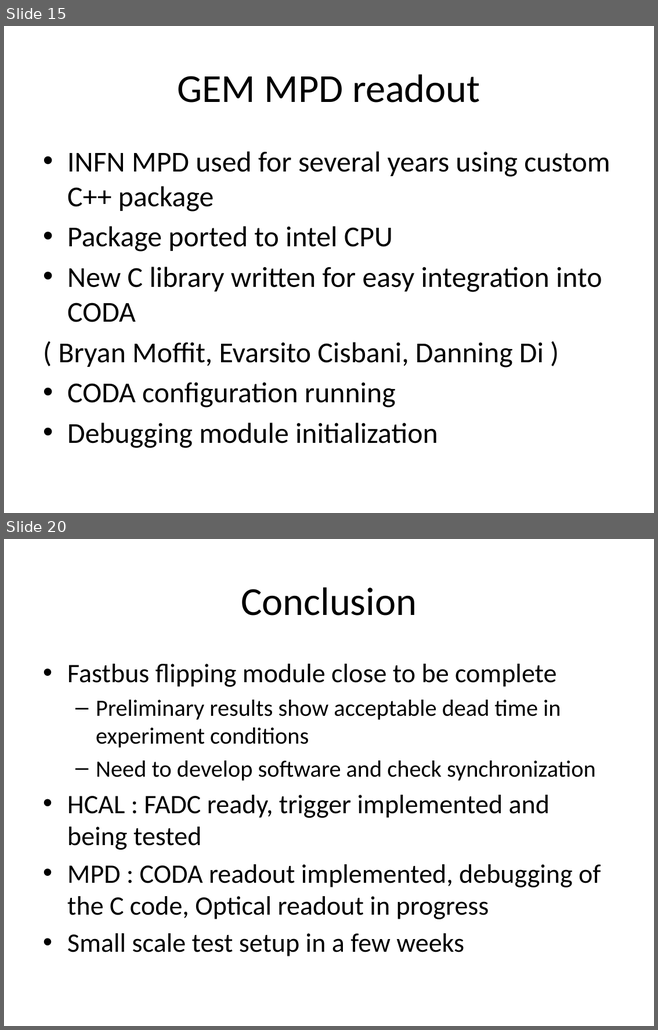
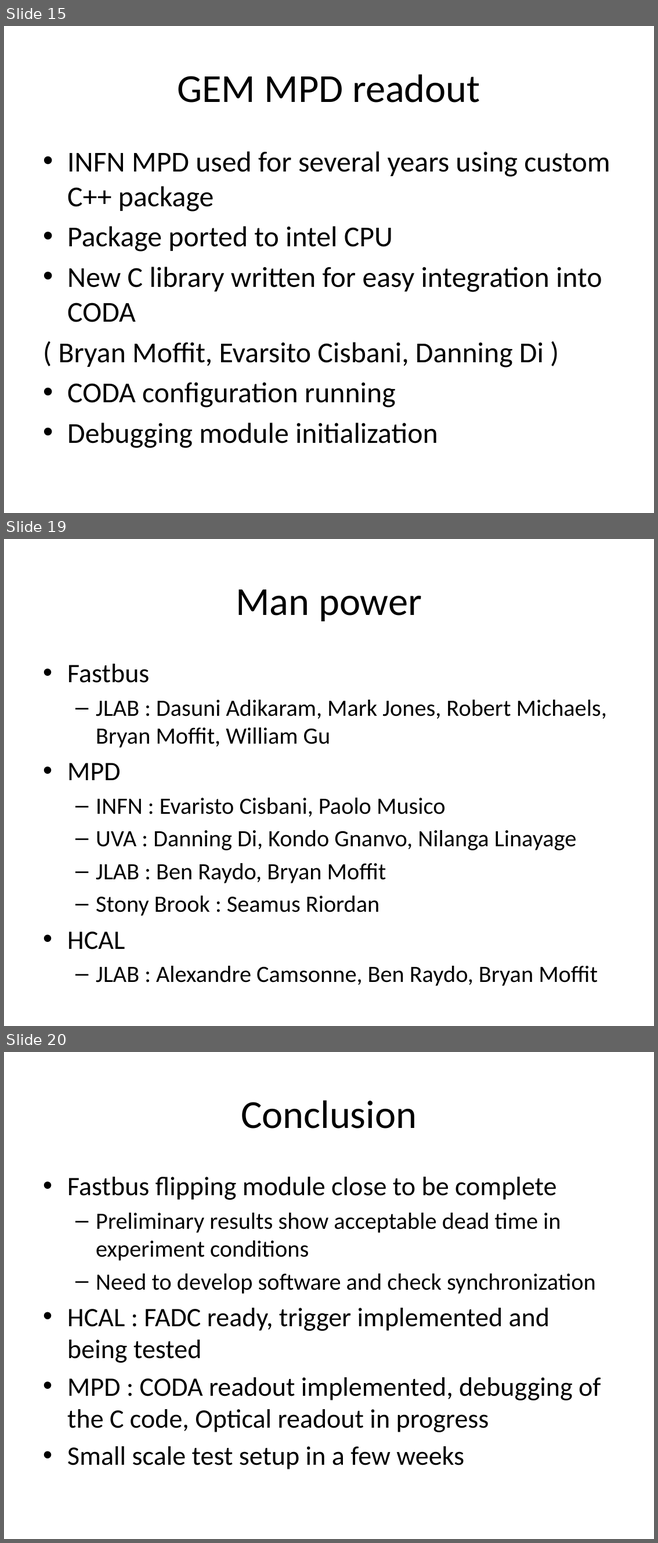
Before and after one commit to bmoffit/sbsdaq, a slide deck: 2015_DOE_Review/SuperBigBite DAQ update-Oct-20-2015.pptx. Shown one above the other, each under a label of ours: slides 15 and 20 before the commit, slides 15, 19 and 20 after it; the slides between them are not shown. The pictures are 658x1030 and 658x1543 pixels, drawn with LibreOffice and Linux fonts; fonts in the diff are those of the drawing. Boxes give left, top, right and bottom in pixels: in the first picture for what was removed or moved away, otherwise in the second. Text is boxed around its words. In the diff, an @@ line names an element or a change of style, - is before the commit and + after.

```diff
--- a/2015_DOE_Review/SuperBigBite DAQ update-Oct-20-2015.pptx
+++ b/2015_DOE_Review/SuperBigBite DAQ update-Oct-20-2015.pptx
@@ slide 19 added at <box>4,539,654,1026</box>, background #FFFFFF @@
@@ title added at <box>235,589,422,621</box>, 44 pt, text #000000 @@
+Man power
@@ text added at <box>67,664,607,986</box>, 25.9 pt, text #000000 @@
+• Fastbus
+  – JLAB : Dasuni Adikaram, Mark Jones, Robert Michaels, Bryan Moffit, William Gu
+• MPD
+  – INFN : Evaristo Cisbani, Paolo Musico
+  – UVA : Danning Di, Kondo Gnanvo, Nilanga Linayage
+  – JLAB : Ben Raydo, Bryan Moffit
+  – Stony Brook : Seamus Riordan
+• HCAL
+  – JLAB : Alexandre Camsonne, Ben Raydo, Bryan Moffit
```
Also in this commit, not shown: 6 slides changed, 1 other slide added, 2 slides removed.
